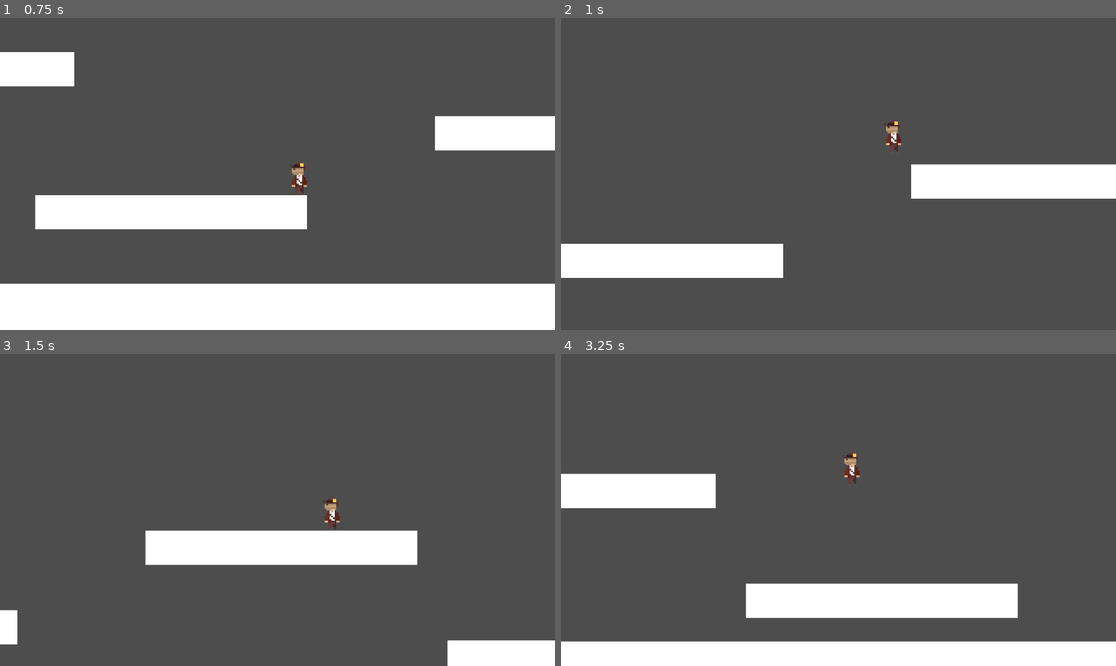
Above: before the commit, frames 1-4 (two rows, left to right).
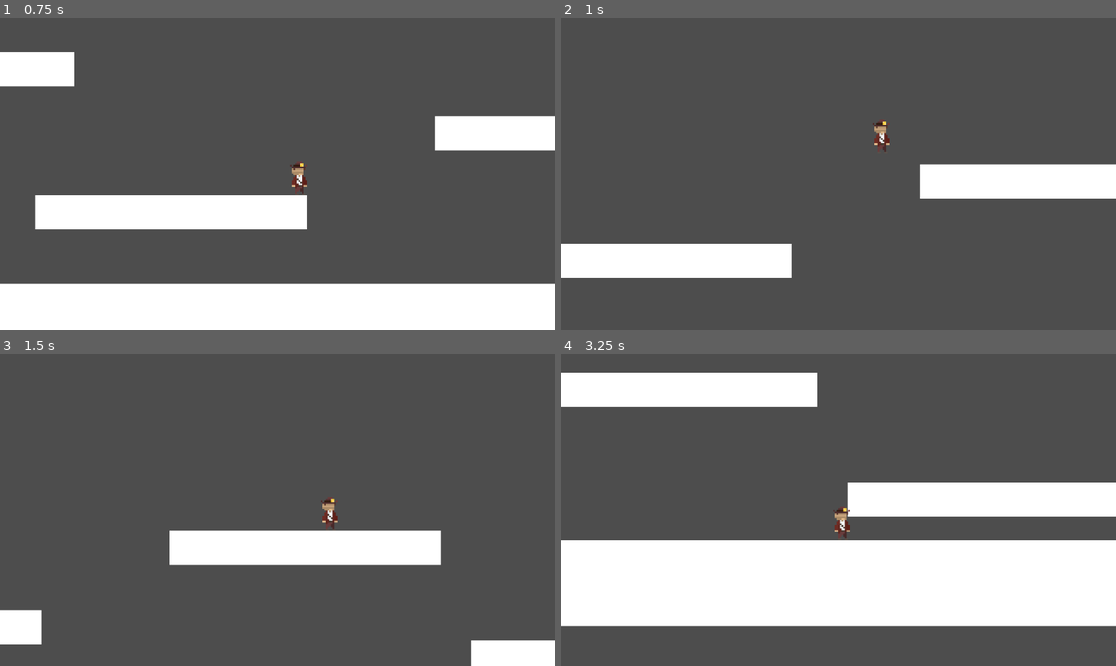
Above: after the commit, the same moments.

Repository: Spiderpat12/Project
Game: Godot game, scene res://Scene/prototybe.tscn
The game is run twice, just before and just after one commit, with the same random seed, the same clock (stepped at 60 frames per second) and the same inputs. The project has no main scene, so this scene is started directly.
Inputs:
- Up to frame 1 (0.75 s): hold Right (ui_right) from 0.53 s (still down); tap Shift (DashButton) at 0.6 s
- Up to frame 2 (1 s): keep holding Right (ui_right); tap Space (ui_accept) at 0.77 s
- Up to frame 3 (1.5 s): keep holding Right (ui_right); tap Shift (DashButton) at 1.35 s
- Up to frame 4 (3.25 s): tap Space (ui_accept) at 1.52, 3.02 s; release Right (ui_right) at 2.03 s; hold Left (ui_left) 2.03-2.78 s; tap Shift (DashButton) at 2.1, 2.85 s; hold Right (ui_right) from 2.78 s (still down)

Frame 1 is identical in both runs. In frame 2, 0.7% of the frame differs, in the area x 39-65%, y 32-84%; in frame 3, 2.0%; in frame 4, 44%, in the area x 0-100%, y 6-100%.

Commit message:
dash for player

Diff:
--- a/Scene/prototybe.tscn
+++ b/Scene/prototybe.tscn
@@ -1,7 +1,8 @@
-[gd_scene load_steps=7 format=3 uid="uid://5y35wg41apcu"]
+[gd_scene load_steps=8 format=3 uid="uid://5y35wg41apcu"]
 
 [ext_resource type="Script" path="res://Scripts/Player.gd" id="2_up1o3"]
-[ext_resource type="Texture2D" uid="uid://cgpd835wsqyti" path="res://sprites/sds.png" id="3_4urei"]
+[ext_resource type="Texture2D" uid="uid://cwynrxrksge5x" path="res://sprites/sds.png" id="3_4urei"]
+[ext_resource type="Script" path="res://Scripts/DashNode.gd" id="3_a6ji2"]
 [ext_resource type="PackedScene" uid="uid://colhkjk7vslwt" path="res://Component/camera_component.tscn" id="3_fpoe7"]
 
 [sub_resource type="RectangleShape2D" id="RectangleShape2D_namwp"]
@@ -11,7 +12,7 @@
 
 [sub_resource type="CapsuleShape2D" id="CapsuleShape2D_hcsv8"]
 radius = 3.0
-height = 18.0
+height = 20.0
 
 [node name="Proto" type="Node2D"]
 
@@ -83,18 +84,18 @@
 [node name="Player" type="CharacterBody2D" parent="."]
 position = Vector2(650, 143)
 script = ExtResource("2_up1o3")
-speed = 225.0
+normalSpeed = 225.0
 jump = 400.0
 gravit = 20.0
 acceleration = 900.0
+divMul = 12
 Chapters = 0
 
 [node name="Sprite2D" type="Sprite2D" parent="Player"]
-texture_filter = 1
 texture = ExtResource("3_4urei")
 
 [node name="CollisionShape2D" type="CollisionShape2D" parent="Player"]
-position = Vector2(-1, 2)
+position = Vector2(-1, 1)
 shape = SubResource("CapsuleShape2D_hcsv8")
 
 [node name="Timer_Node" type="Node" parent="Player"]
@@ -102,9 +103,12 @@
 [node name="CoyoteTimer" type="Timer" parent="Player/Timer_Node"]
 one_shot = true
 
-[node name="DashTimer" type="Timer" parent="Player/Timer_Node"]
-wait_time = 0.3
-one_shot = true
+[node name="Mechanics" type="Node" parent="Player"]
+
+[node name="DashNode" type="Node2D" parent="Player/Mechanics"]
+script = ExtResource("3_a6ji2")
+
+[node name="DashTimer" type="Timer" parent="Player/Mechanics/DashNode"]
 
 [node name="CameraComponent" parent="." node_paths=PackedStringArray("Target") instance=ExtResource("3_fpoe7")]
 zoom = Vector2(3.5, 3.5)
@@ -112,4 +116,4 @@
 followSpeed = 7.0
 
 [connection signal="timeout" from="Player/Timer_Node/CoyoteTimer" to="Player" method="_on_coyote_timer_timeout"]
-[connection signal="timeout" from="Player/Timer_Node/DashTimer" to="Player" method="_on_dash_timer_timeout"]
+[connection signal="timeout" from="Player/Mechanics/DashNode/DashTimer" to="Player/Mechanics/DashNode" method="_on_dash_timer_timeout"]
--- /dev/null
+++ b/Scripts/DashNode.gd
@@ -0,0 +1,17 @@
+extends Node2D
+
+@onready var timer = $DashTimer
+var dashOrNo = false
+
+
+
+func start_dash(dur) -> void:
+	timer.wait_time = dur
+	timer.start()
+	dashOrNo = true
+
+
+
+func _on_dash_timer_timeout():
+	dashOrNo = false
+	pass # Replace with function body.
--- a/Scripts/Player.gd
+++ b/Scripts/Player.gd
@@ -2,24 +2,27 @@
 
 var coyoteTimer : float = 0.3
 var CanJump : bool = false
-var DashValue : float
-var divMul : int = 10000 #دي يا ريان علشان الداش راح نضربه في الاسبيد فا دي هي القيمه
+var dashSpeed : float
+var dashLenght = 0.2
 
-@export var speed : float
+
+@export var normalSpeed : float
 @export var jump : float
 @export var gravit : float
 @export var acceleration : float
+@export var divMul : int # دي يا ريان علشان نقسم ونضرب سرعة الداش
 @export_enum("Chapter1","Chapter2","Chapter3","Chapter4") var Chapters
 
+@onready var dash = $Mechanics/DashNode
+
 func _ready():
-	DashValue = speed * divMul
+	dashSpeed = normalSpeed * divMul
 
 func _physics_process(delta):
 	Gravity(delta)
 	MoveMent(delta)
 	Jump()
 	Chapter(delta)
-	print(speed)
 
 
 
@@ -30,7 +33,7 @@
 func MoveMent(delta) -> void:
 	var direction = Input.get_axis("ui_left", "ui_right")
 	if direction:
-		velocity.x = move_toward(velocity.x, direction * speed, acceleration * delta)
+		velocity.x = move_toward(velocity.x, direction * normalSpeed, acceleration * delta)
 		$Sprite2D.flip_h = direction < 0
 	else:
 		velocity.x = move_toward(velocity.x, 0, acceleration * delta)
@@ -56,6 +59,7 @@
 	match Chapters:
 		0:
 			DashFunciton(delta)
+			pass
 		1:
 			print("element2")
 		2:
@@ -63,12 +67,10 @@
 		3:
 			print("element4")
 
-
-func  DashFunciton(delta) -> void:
-	if Input.is_action_just_pressed("DashButton"):
-		speed = DashValue
-		$Timer_Node/DashTimer.start()
-
-
-func _on_dash_timer_timeout():
-	speed = DashValue / divMul
+func DashFunciton(delta) -> void:
+		if dash.dashOrNo == true:
+			normalSpeed = dashSpeed
+		elif dash.dashOrNo == false:
+			normalSpeed = dashSpeed / divMul
+		if Input.is_action_just_pressed("DashButton"):
+			dash.start_dash(dashLenght)
--- a/project.godot
+++ b/project.godot
@@ -47,4 +47,5 @@
 
 [rendering]
 
+textures/canvas_textures/default_texture_filter=0
 renderer/rendering_method="gl_compatibility"
Not shown, changed: sprites/sds.png.import
